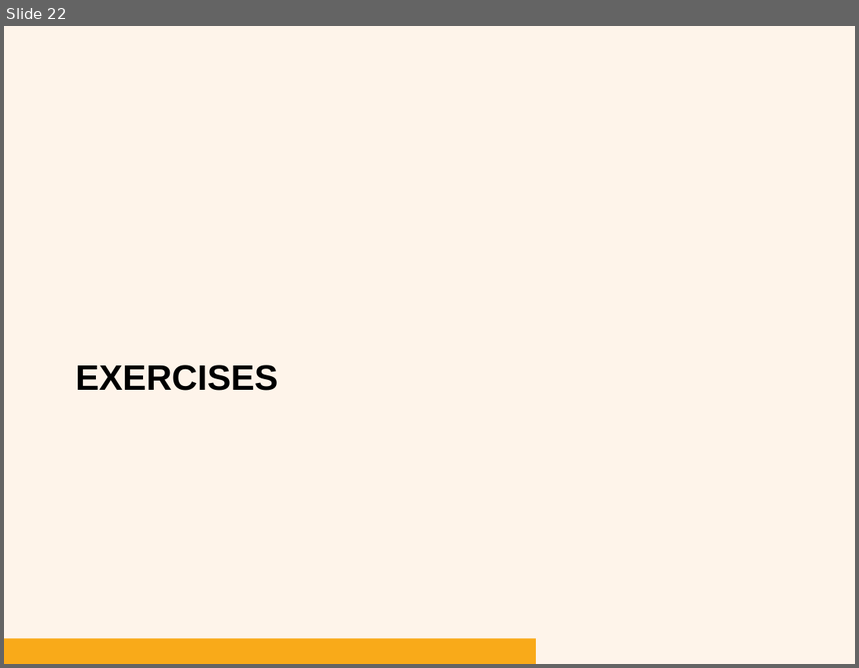
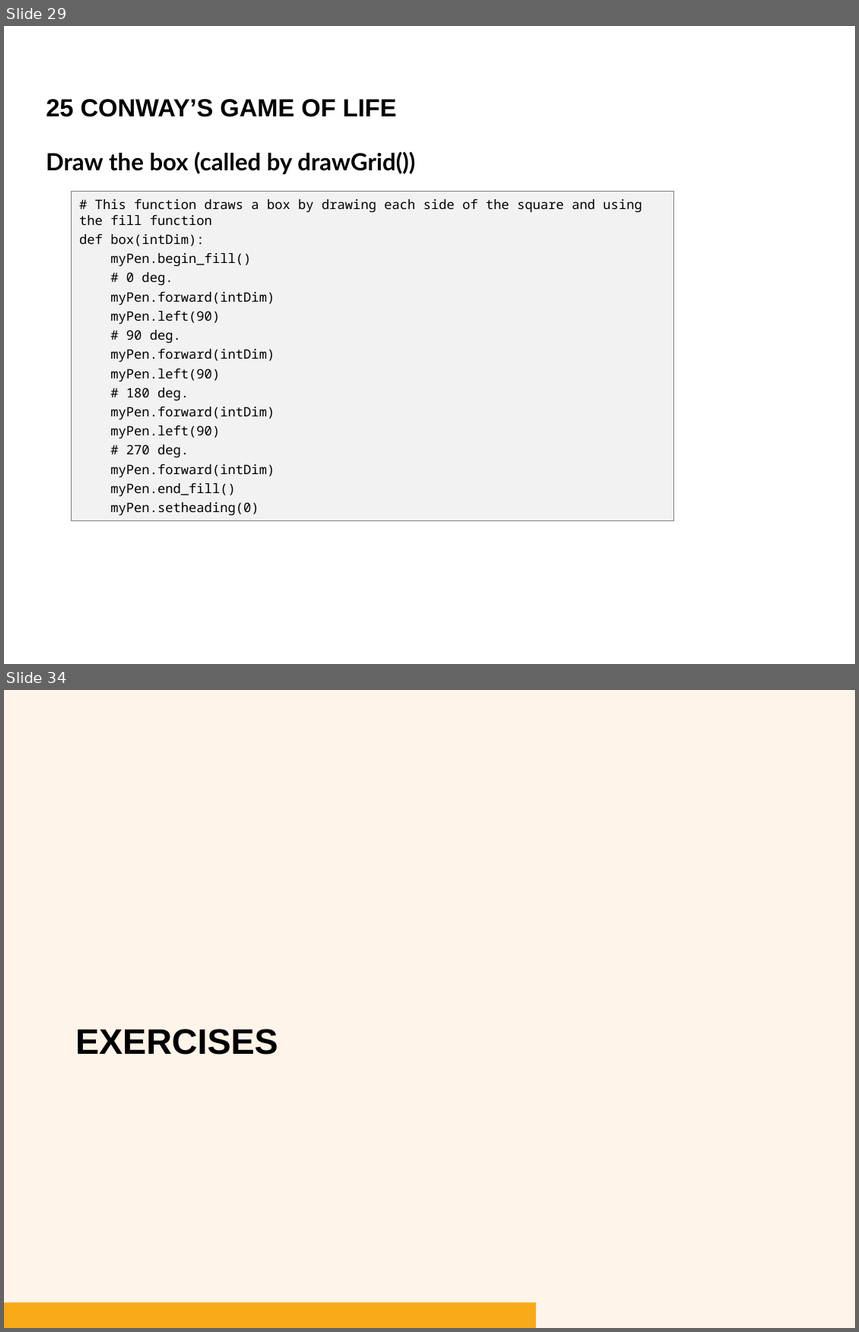
Before and after one commit to bryanbsun/pythonps, a slide deck: Python Problem Solver 2.pptx. Shown one above the other, each under a label of ours: slide 22 before the commit, slides 29 and 34 after it; the slides between them are not shown. The pictures are 859x668 and 859x1332 pixels, drawn with LibreOffice and Linux fonts; fonts in the diff are those of the drawing; background and template pictures are left out. Boxes give left, top, right and bottom in pixels: in the first picture for what was removed or moved away, otherwise in the second. Text is boxed around its words. In the diff, an @@ line names an element or a change of style, - is before the commit and + after.

```diff
--- a/Python Problem Solver 2.pptx
+++ b/Python Problem Solver 2.pptx
@@ slide 29 added at <box>4,26,855,664</box>, background #FFFFFF @@
@@ text added at <box>46,99,397,117</box>, 21 pt, text #000000, bold @@
+25 CONWAY’S GAME OF LIFE
@@ text added at <box>46,151,415,175</box>, 20 pt, text #000000, bold @@
+Draw the box (called by drawGrid())
@@ rectangle added at <box>71,191,675,522</box>, fill #F2F2F2, outline #808080 0.75 pt, 11 pt, text #000000 @@
+# This function draws a box by drawing each side of the square and using the fill function
+def box(intDim):
+myPen.begin_fill()
+# 0 deg.
+myPen.forward(intDim)
+myPen.left(90)
+# 90 deg.
+myPen.forward(intDim)
+myPen.left(90)
+# 180 deg.
+myPen.forward(intDim)
+myPen.left(90)
+# 270 deg.
+myPen.forward(intDim)
+myPen.end_fill()
+myPen.setheading(0)
@@ what was slide 22 is now slide 34 @@
```
Also in this commit, not shown: 2 slides changed, 12 other slides added, 1 slide removed, 2 other files.
